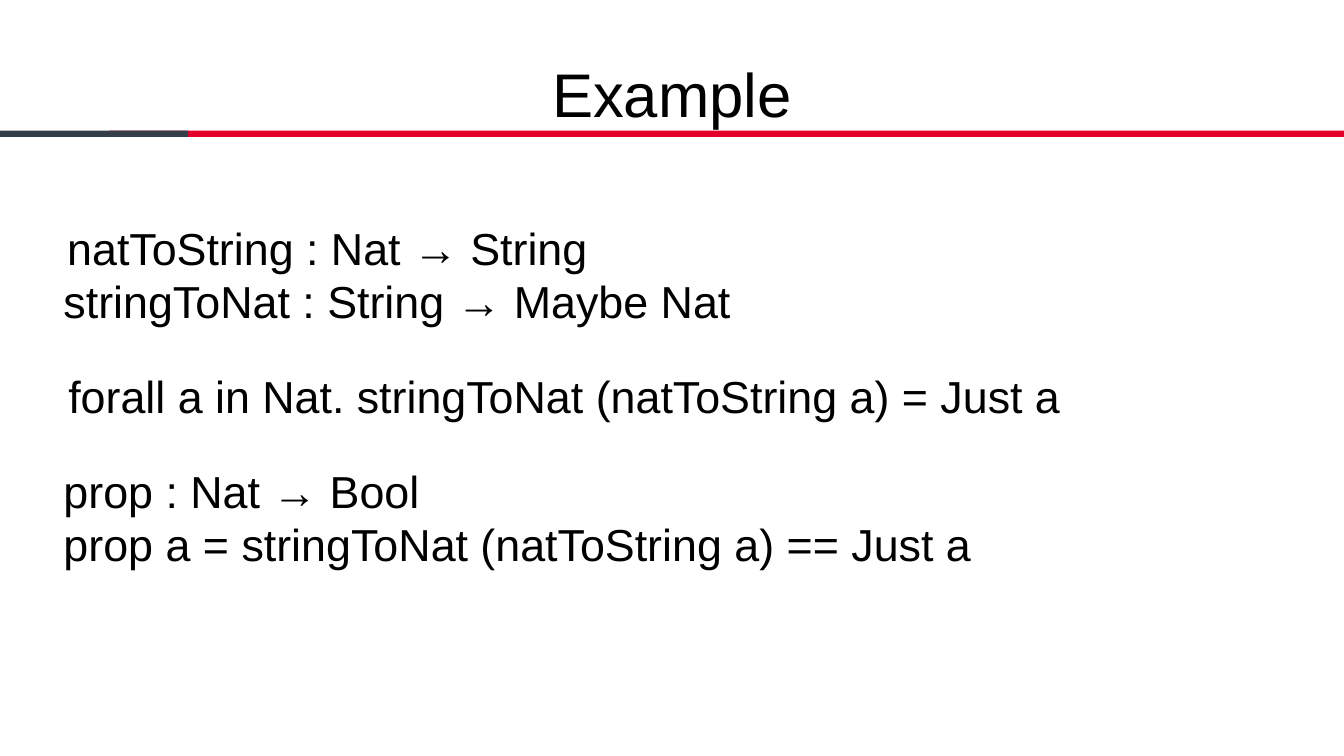
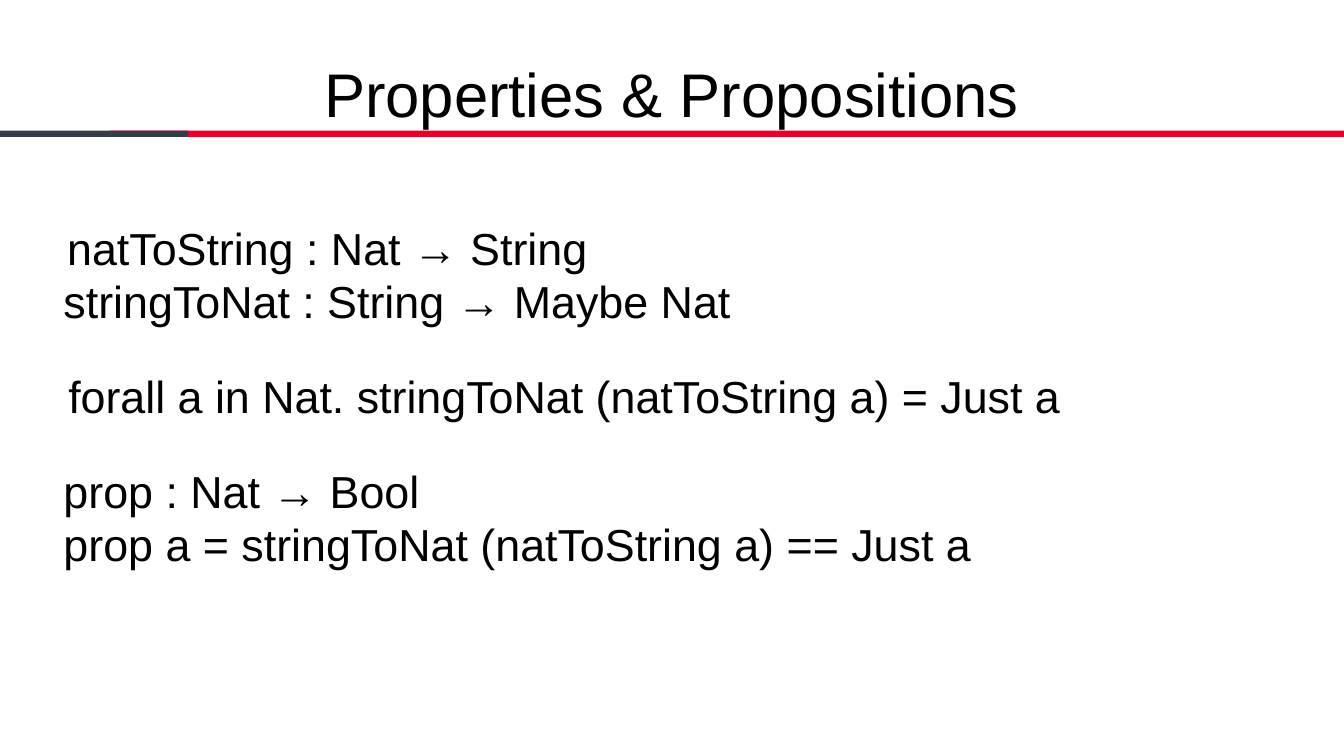
Before and after one commit to A1kmm/dependently-typed-revolution-lambdajam, a slide deck: slide 2 of Talk.pptx. Drawn at 1344x756 pixels with LibreOffice and Linux fonts; fonts in the diff are those of the drawing; background and template pictures are left out. Boxes give left, top, right and bottom in pixels: in the first picture for what was removed or moved away, otherwise in the second. Text is boxed around its words. In the diff, an @@ line names an element or a change of style, - is before the commit and + after.

Commit message:
Update talk

```diff
--- a/Talk.pptx
+++ b/Talk.pptx
@@ text at (324,72,1019,129): text changed @@
-Example
+Properties & Propositions
```
Also in this commit, not shown: 6 slides added, 1 slide removed, 1 other file.
